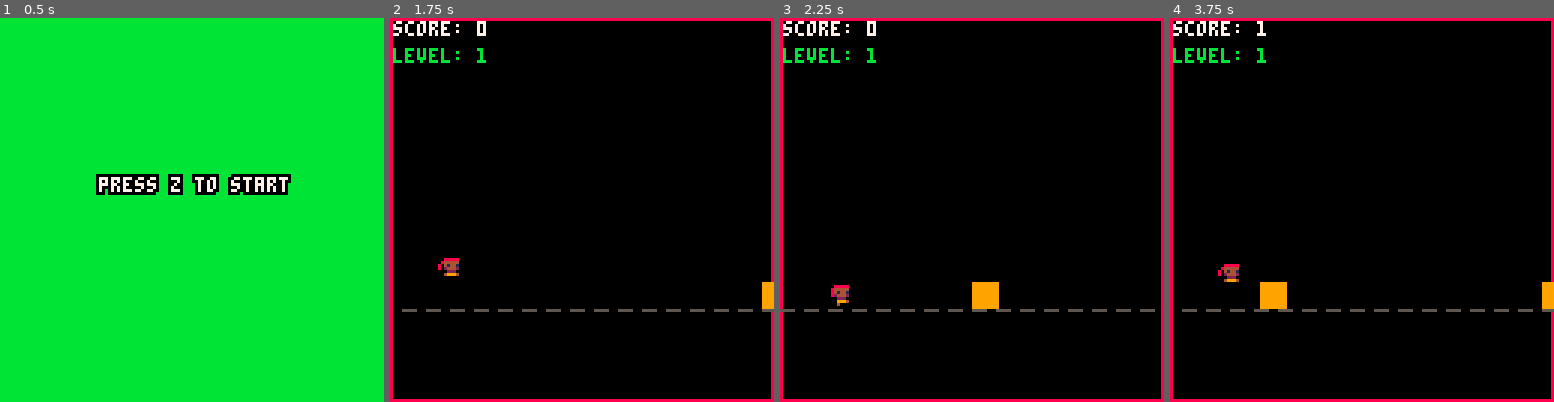
Above: before the commit, frames 1-4 (left to right).
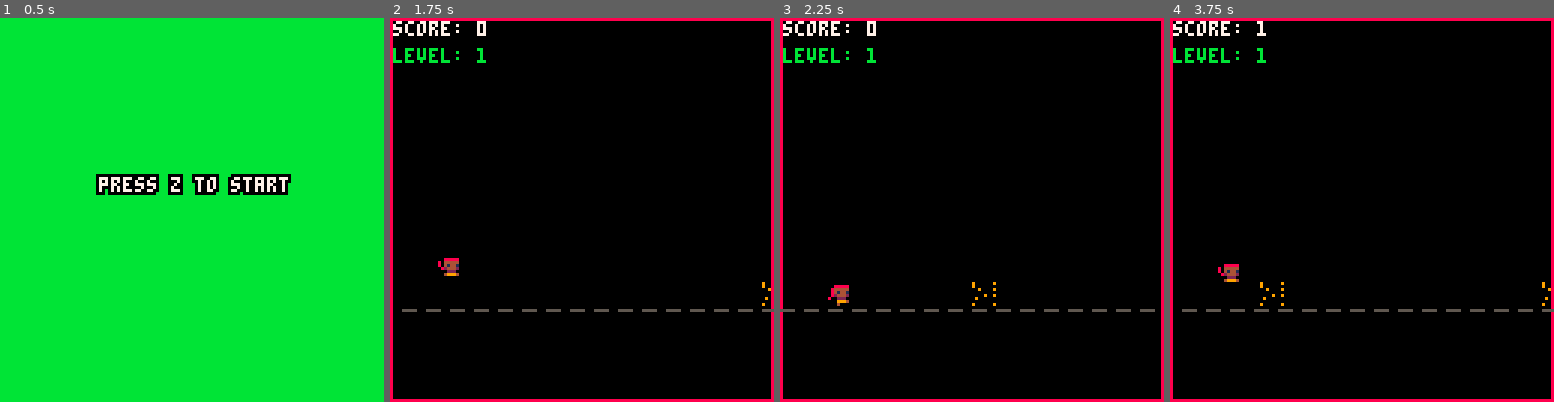
Above: after the commit, the same moments.

Repository: ltpitt/lua-pico-8-oracle-odyssey
Game: PICO-8 cartridge oracle-odyssey.p8
The game is run twice, just before and just after one commit, with the same random seed, the same clock (stepped at 60 frames per second) and the same inputs.
Inputs:
- Up to frame 1 (0.5 s): no input
- Up to frame 2 (1.75 s): tap O (Z key) at 0.7, 1.7 s
- Up to frame 3 (2.25 s): tap O (Z key) at 2.1 s
- Up to frame 4 (3.75 s): tap O (Z key) every 0.4 s from 2.5 to 3.7 s

Frame 1 is identical in both runs. In frame 2, 0.2% of the frame differs, in the area x 12-100%, y 63-76%; in frame 3, 0.4%; in frame 4, 0.6%, in the area x 12-100%, y 64-76%.

Commit message:
feat: Added spear obstacles

Diff:
--- a/oracle-odyssey.p8
+++ b/oracle-odyssey.p8
@@ -13,7 +13,8 @@
     obstacle_count = 0,
     obstacle_timer = 0,
     obstacle_interval = 60,
-    debug = true
+    debug = true,
+    current_music = 0
 }
 
 player = {
@@ -64,7 +65,6 @@
     if game.state == game.states.splash then
         update_splash()
     elseif game.state == game.states.game then
-        start_music(13)
         update_game()
     elseif game.state == game.states.gameover then
         update_gameover()
@@ -158,6 +158,11 @@
 
 function update_game()
     if not game.game_over then
+        if game.current_music ~= 13 then
+          stop_music()
+          start_music(13)
+          game.current_music = 13
+        end
         update_player()
         update_obstacles()
         update_power_ups()
@@ -171,6 +176,11 @@
 end
 
 function update_splash()
+    if game.current_music ~= 6 then
+      stop_music()
+      start_music(6)
+      game.current_music = 6
+    end
     if btnp(4) then
         change_state(game.states.game)
     end
@@ -282,7 +292,15 @@
 
 function draw_obstacles()
     for obstacle in all(obstacles) do
-        rectfill(obstacle.x, obstacle.y, obstacle.x + obstacle.width, obstacle.y + obstacle.height, 9)
+        local sprite_id = 32
+        local width_in_sprites = ceil(obstacle.width / 8)
+        local height_in_sprites = ceil(obstacle.height / 8)
+
+        for i = 0, width_in_sprites - 1 do
+            for j = 0, height_in_sprites - 1 do
+                spr(sprite_id, obstacle.x + i * 8, obstacle.y + j * 8)
+            end
+        end
     end
 end
 
@@ -424,157 +442,165 @@
 
 function start_music(n)
  if (not music_playing) then
-  music(n) music_playing=true
+  music(n, 1000) music_playing=true
  end
 end
 
 function stop_music()
- music(-1, 300) music_playing=false
-end
-…(147 lines of a section not shown)…
+ music(-1, 1000) music_playing=false
+end
+…(155 lines of a section not shown)…
Not shown, changed: 19 lines of the sprite sheet (__gfx__) section of oracle-odyssey.p8
Not shown, changed: the sound effects (__sfx__) section of oracle-odyssey.p8
